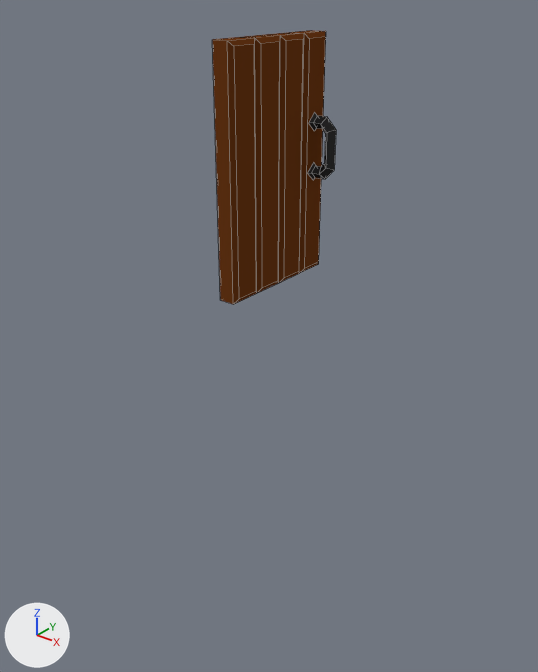
A saved change to the Blender file tiles.blend.
Rendered twice from a 50 mm camera at (1.89, -2.39, 1.21) aimed at (0.0, -0.03, -0.25). The lights are fixed; the arrows at lower left show +X, +Y and +Z. Mesh edges are drawn as thin lines.

The first picture shows 'door_metal', 'door_wood'.
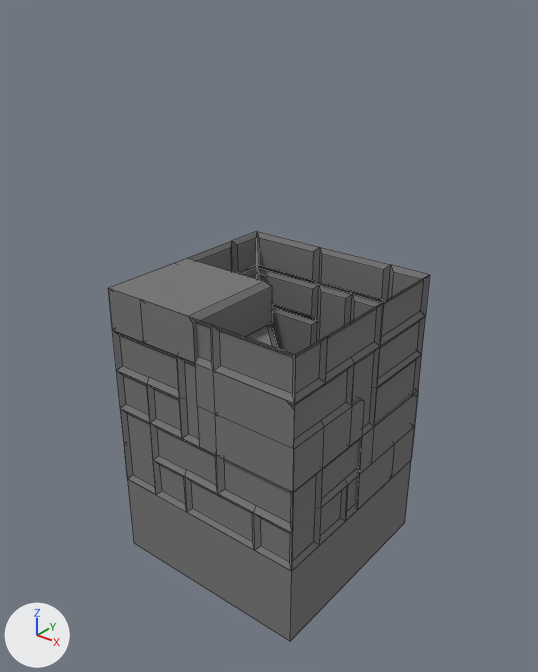
ob_door is not drawn itself; it is the parent of ob_door_wood.

Pixel boxes (x1, y1, x2, y2) of what changed, in the pictures (538 x 672 px):
```json
{"object": "door_wood", "change": "reshaped, moved, turned", "before": [212, 30, 326, 304], "after": [108, 231, 430, 642]}
{"object": "door_metal", "change": "hidden", "before": [308, 113, 336, 180]}
```

The change, as JSON lines over the scene's bpy script:
```json
{"op": "add", "block": "mat_stone", "code": ["mat_stone = diffuse_material('stone')", "mat_stone.base_color = (0.196, 0.196, 0.196)  # grey #7a7a7a"]}
{"op": "add", "block": "me_plane_008", "code": ["me_plane_008 = bpy.data.meshes.new('Plane.008')", "me_plane_008.from_pydata(...)  # 451 vertices, 373 faces; spans x -1.4..0.0, y -0.5..0.5, z 0.0..1.0", "# faces by material slot: [372, 1]", "me_plane_008.materials.append(mat_stone)  # grey #7a7a7a", "me_plane_008.materials.append(mat_material_003)  # grey #7a7a7a"]}
{"op": "set", "path": "ob_door.location", "old": "(0.0, 0.0, 0.0)", "new": "(0.0, 0.25, 0.0)"}
{"op": "remove", "block": "ob_door_wood", "code": "ob_door_wood.parent = ob_door"}
{"op": "set", "path": "ob_door_wood", "old": "bpy.data.objects.new('door_wood', me_cube_019)", "new": "bpy.data.objects.new('door_wood', me_plane_008)"}
{"op": "set", "path": "ob_door_wood.location", "old": "(0.0, 0.0, 0.0)", "new": "(0.5, 0.0, 0.0)"}
{"op": "set", "path": "ob_door_wood.rotation_euler", "old": "(0.0, 0.0, 0.0)", "new": "(0.0, -1.571, 0.0)", "note": "degrees (0, 0, 0) -> degrees (0, -90, 0)"}
{"op": "add", "block": "ob_door_metal", "code": "ob_door_metal.hide_viewport = True"}
```
